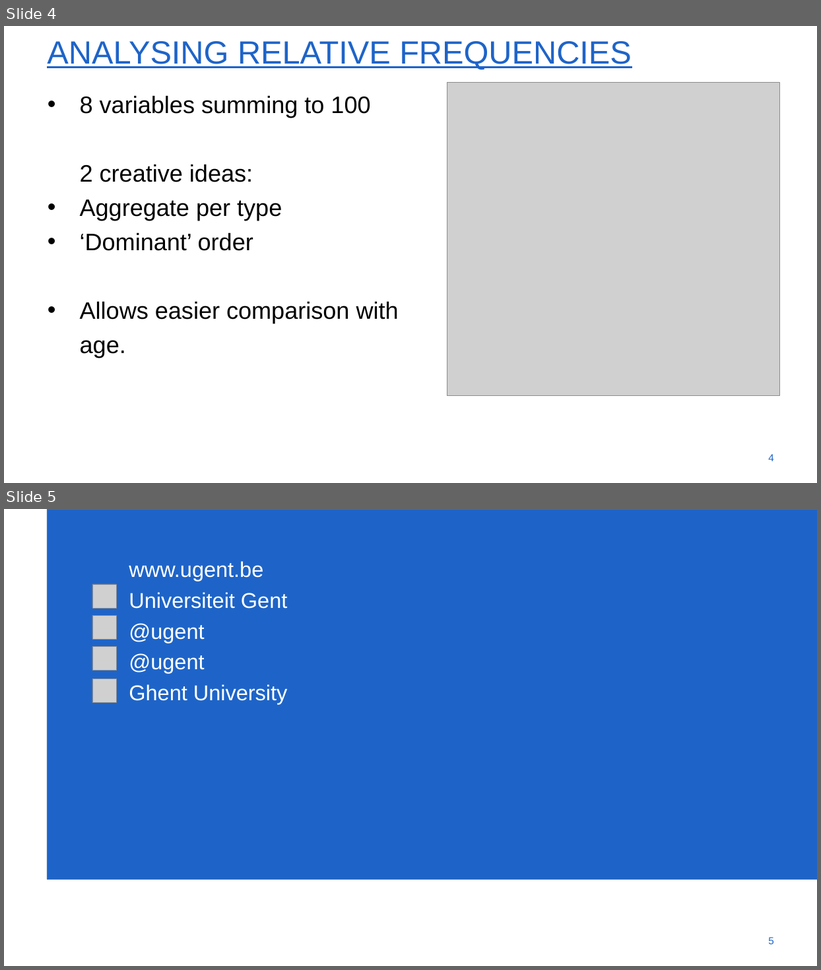
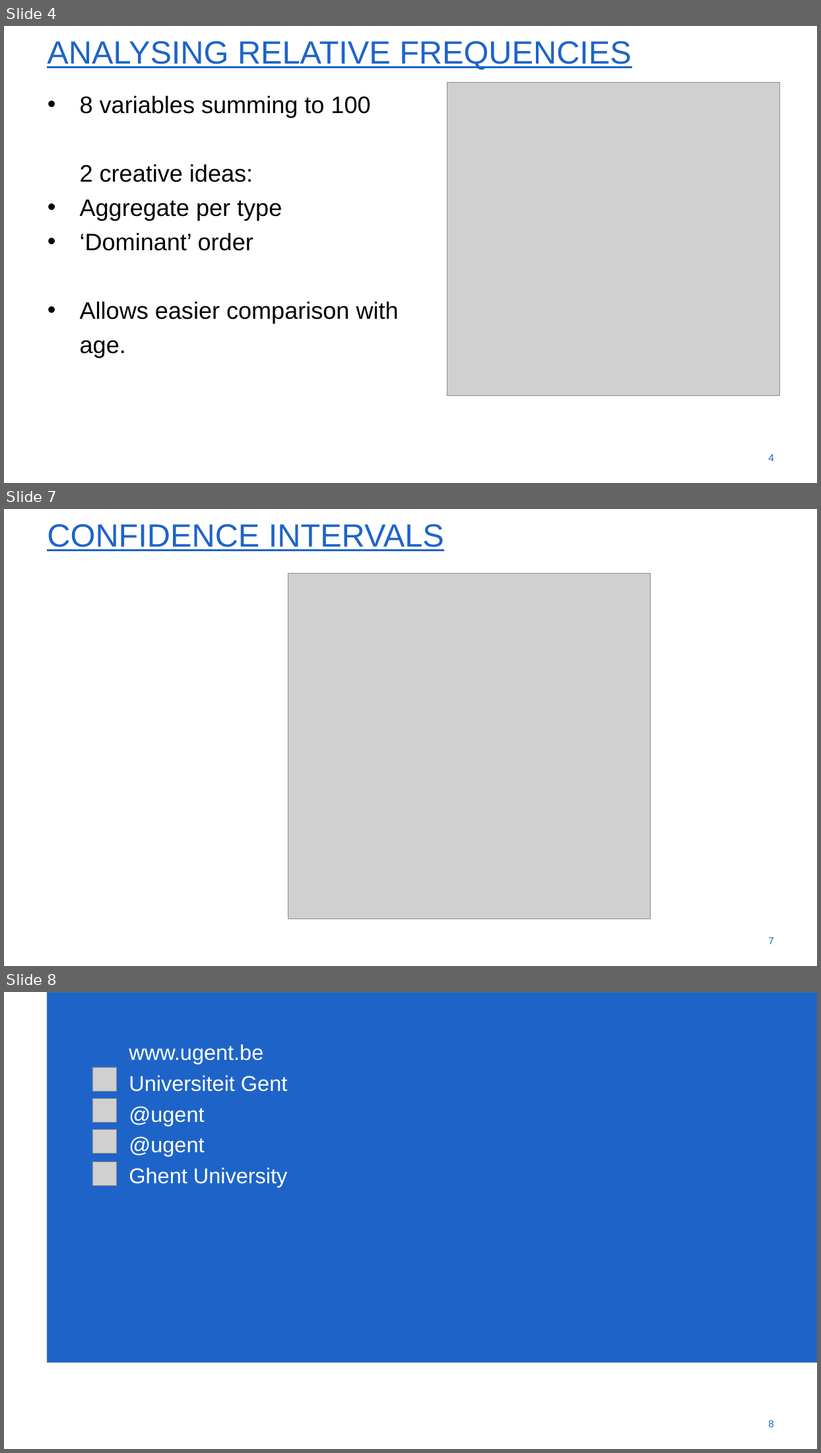
Before and after one commit to RobinBM/prin_proj, a slide deck: GROUP11.pptx. Shown one above the other, each under a label of ours: slides 4 and 5 before the commit, slides 4, 7 and 8 after it; the slides between them are not shown. The pictures are 821x970 and 821x1453 pixels, drawn with LibreOffice and Linux fonts; fonts in the diff are those of the drawing; grey boxes stand for pictures; background and template pictures are left out. Boxes give left, top, right and bottom in pixels: in the first picture for what was removed or moved away, otherwise in the second. Text is boxed around its words. In the diff, an @@ line names an element or a change of style, - is before the commit and + after.

```diff
--- a/GROUP11.pptx
+++ b/GROUP11.pptx
@@ slide 7 added at <box>4,509,817,966</box>, background #FFFFFF @@
@@ title added at <box>47,524,444,551</box>, 54 pt, text #1E64C8, underline @@
+CONFIDENCE INTERVALS
@@ picture added at <box>288,573,650,920</box> @@
@@ page number added at <box>768,937,774,945</box>, 17.1 pt, text #1E64C8 @@
+7
@@ what was slide 5 is now slide 8 @@
@@ page number at <box>768,1420,774,1428</box>: text changed @@
-5
+8
```
Also in this commit, not shown: 2 other slides added.
